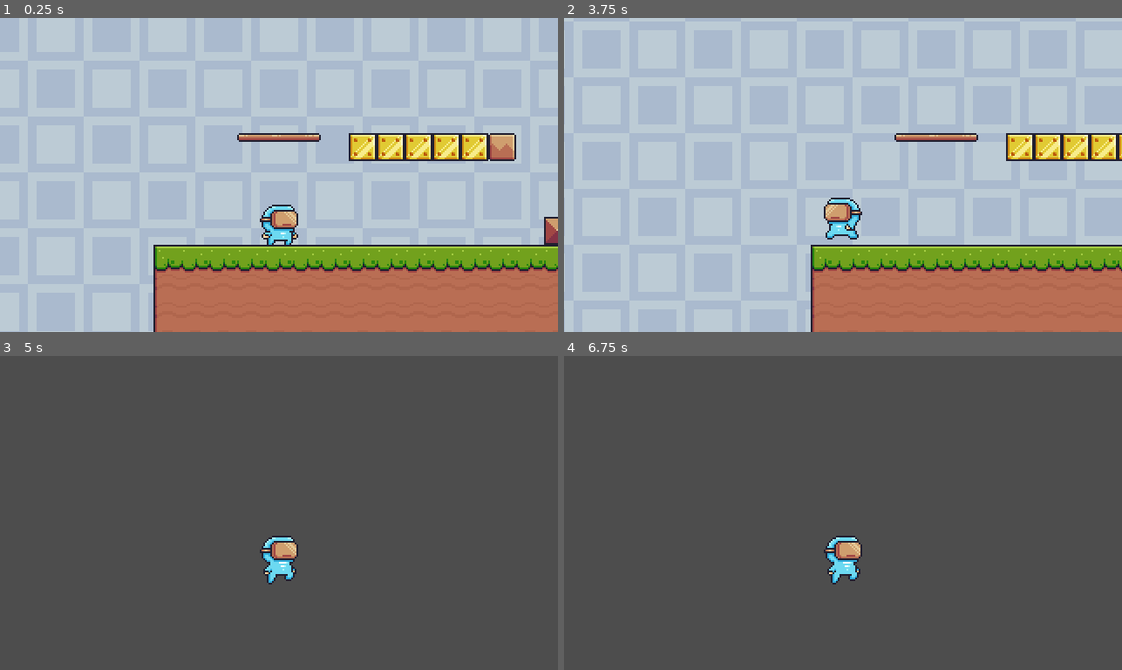
Above: before the commit, frames 1-4 (two rows, left to right).
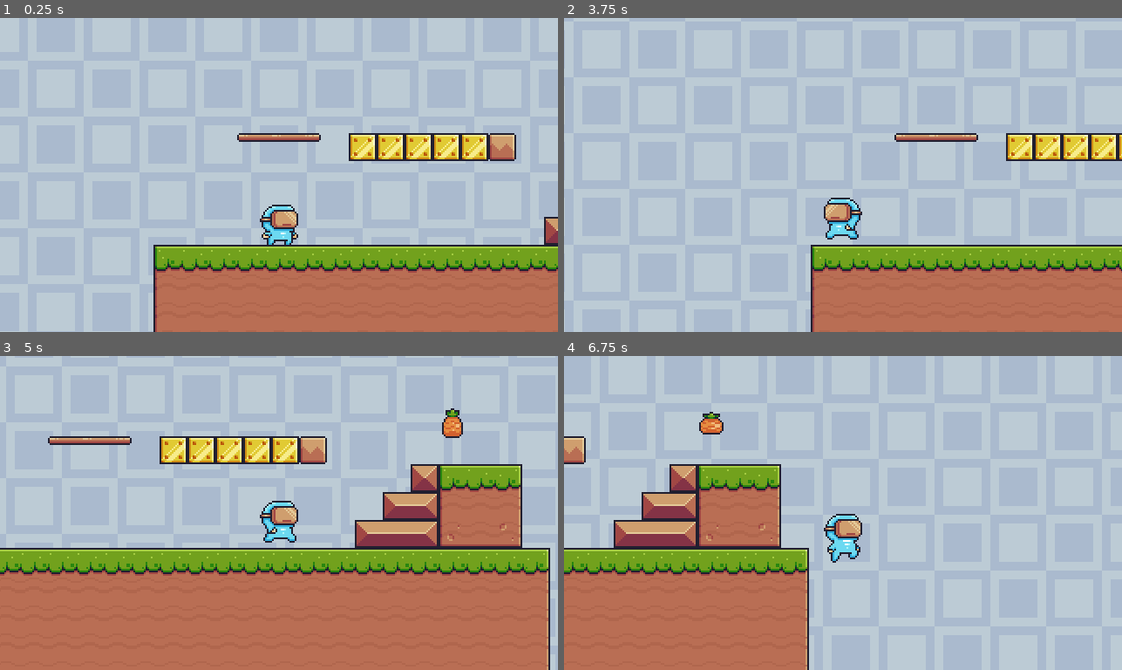
Above: after the commit, the same moments.

Repository: DaniloVFreire/secomp2023_plataformer
Game: Godot game, scene res://scenes/first_fase.tscn
Same seed, same stepped clock (60 frames per second), same inputs: the game is played once before the commit and once after it.
Inputs:
- Up to frame 1 (0.25 s): no input
- Up to frame 2 (3.75 s): hold Right (ui_right) 0.53-2.03 s; tap Up (ui_up) at 0.77, 1.52, 3.02 s; hold Left (ui_left) from 2.03 s (still down)
- Up to frame 3 (5 s): tap Up (ui_up) at 3.77, 4.52 s; release Left (ui_left) at 4.28 s; hold Right (ui_right) from 4.28 s (still down)
- Up to frame 4 (6.75 s): keep holding Right (ui_right); tap Up (ui_up) at 6.02 s

The runs differ from the first frame. In frame 3, 100% of the frame differs, in the area x 0-100%, y 0-100%; in frame 4, 100%.

Commit message:
updanting documentation and adding fall respawn

Diff:
--- a/scenes/first_fase.tscn
+++ b/scenes/first_fase.tscn
@@ -8,6 +8,7 @@
 [ext_resource type="PackedScene" uid="uid://b0pkvjx8yixb8" path="res://prefabs/blocks/breakable_block.tscn" id="6_y17f0"]
 [ext_resource type="PackedScene" uid="uid://cncwushy5j8l6" path="res://prefabs/player/player_virtual_guy.tscn" id="7_so1sc"]
 [ext_resource type="PackedScene" uid="uid://ccl83i3dj8kx6" path="res://prefabs/items/pineaple.tscn" id="8_uipcg"]
+[ext_resource type="Script" path="res://scripts/level/fall protection area.gd" id="9_tjq4i"]
 
 [sub_resource type="ShaderMaterial" id="ShaderMaterial_kgxw7"]
 shader = ExtResource("2_s6ahg")
@@ -542,17 +543,19 @@
 sources/1 = SubResource("TileSetAtlasSource_f8yql")
 sources/3 = SubResource("TileSetAtlasSource_4fan7")
 
+[sub_resource type="RectangleShape2D" id="RectangleShape2D_rcfdb"]
+size = Vector2(896, 20)
+
 [node name="Node2D" type="Node2D"]
 script = ExtResource("1_juicf")
 
 [node name="TextureRect" type="TextureRect" parent="."]
 material = SubResource("ShaderMaterial_kgxw7")
-offset_left = -152.0
-offset_top = -104.0
-offset_right = 616.0
-offset_bottom = 408.0
+offset_left = -376.0
+offset_top = -296.0
+offset_right = 856.0
+offset_bottom = 632.0
 texture = ExtResource("3_p2fr6")
-expand_mode = 1
 stretch_mode = 1
 
 [node name="TileMap" type="TileMap" parent="."]
@@ -574,3 +577,13 @@
 
 [node name="Area2D" parent="." instance=ExtResource("8_uipcg")]
 position = Vector2(296, 88)
+
+[node name="Fall protection" type="Area2D" parent="."]
+script = ExtResource("9_tjq4i")
+
+[node name="CollisionShape2D" type="CollisionShape2D" parent="Fall protection"]
+position = Vector2(216, 392)
+shape = SubResource("RectangleShape2D_rcfdb")
+
+[connection signal="area_entered" from="Fall protection" to="Fall protection/CollisionShape2D" method="_on_fall_protection_area_entered"]
+[connection signal="body_entered" from="Fall protection" to="Fall protection" method="_on_body_entered"]
--- /dev/null
+++ b/scripts/level/fall protection area.gd
@@ -0,0 +1,4 @@
+extends Area2D
+
+func _on_body_entered(body):
+	body.position = Vector2(180,120)
--- a/scripts/level/first_fase_controller.gd
+++ b/scripts/level/first_fase_controller.gd
@@ -8,4 +8,5 @@
 
 # Called every frame. 'delta' is the elapsed time since the previous frame.
 func _process(delta):
+
 	pass
Binary file added: assets/demo/2024-01-2920-21-00-ezgif.com-optimize.gif
Not shown: 1 places in scenes/first_fase.tscn that only renumber resources
Not shown, changed: README.md
